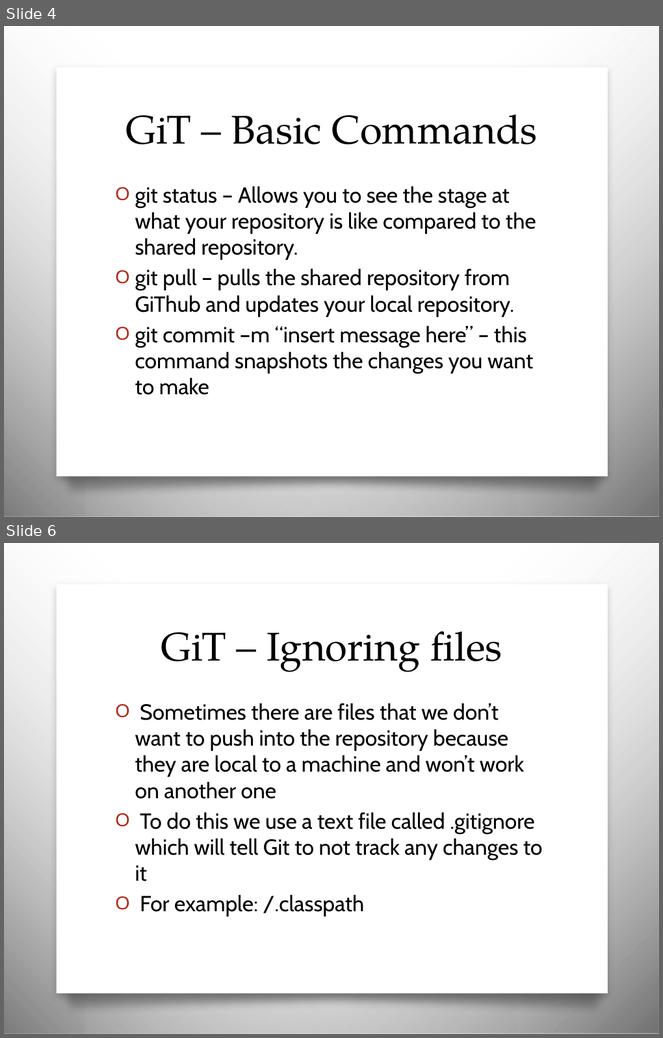
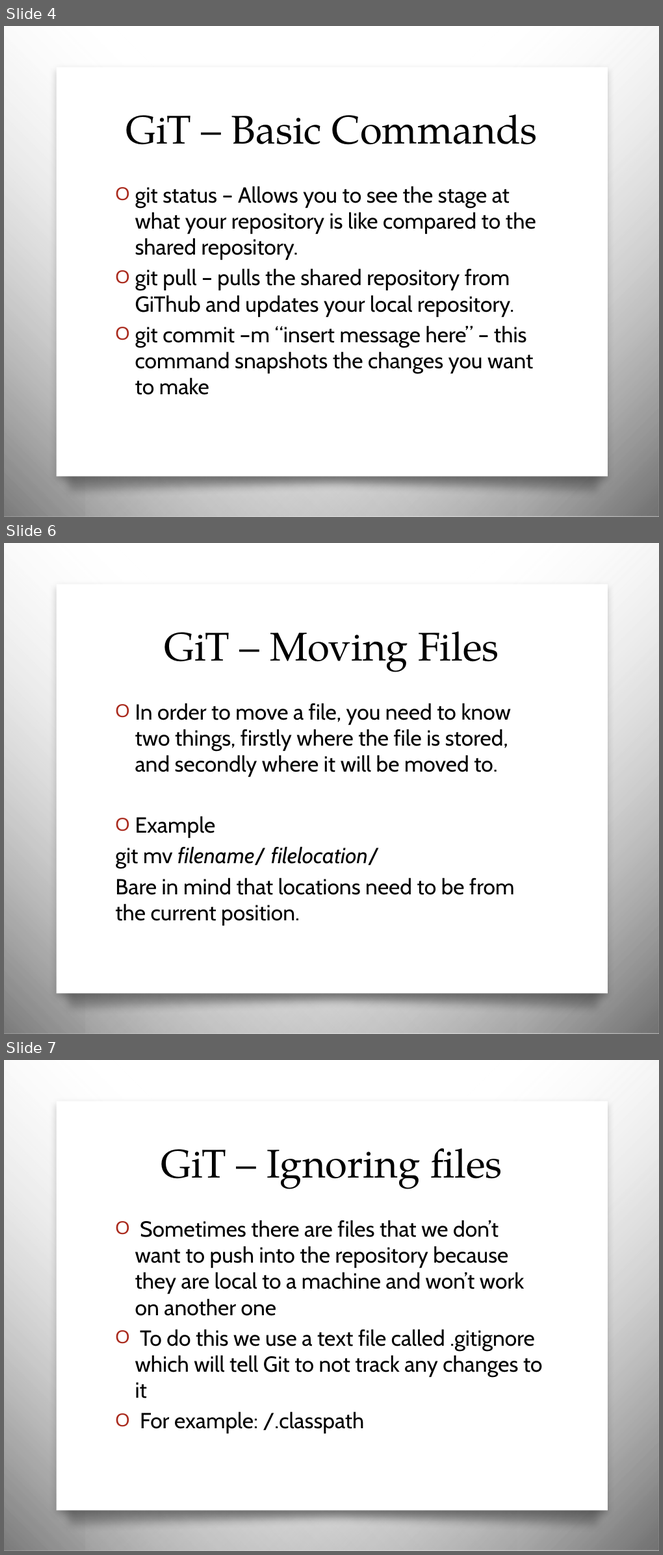
Before and after one commit to JCMander/PortalPower, a slide deck: Git/Git Slides.pptx. Shown one above the other, each under a label of ours: slides 4 and 6 before the commit, slides 4, 6 and 7 after it; the slides between them are not shown. The pictures are 663x1038 and 663x1555 pixels, drawn with LibreOffice and Linux fonts; fonts in the diff are those of the drawing; background and template pictures are left out. Boxes give left, top, right and bottom in pixels: in the first picture for what was removed or moved away, otherwise in the second. Text is boxed around its words. In the diff, an @@ line names an element or a change of style, - is before the commit and + after.

```diff
--- a/Git/Git Slides.pptx
+++ b/Git/Git Slides.pptx
@@ slide 6 added at [4,543,659,1034], background picture (left out); not listed: 4 template elements that a slide beside it also shows @@
@@ title added at [165,631,499,672], 44 pt, text #000000 @@
+GiT – Moving Files
@@ text added at [115,703,514,926], 24 pt, text #000000 @@
+O In order to move a file, you need to know two things, firstly where the file is stored, and secondly where it will be moved to.
+O Example
+git mv filename/ filelocation/
+Bare in mind that locations need to be from the current position.
@@ what was slide 6 is now slide 7 @@
```
Also in this commit, not shown: 1 slide changed.
